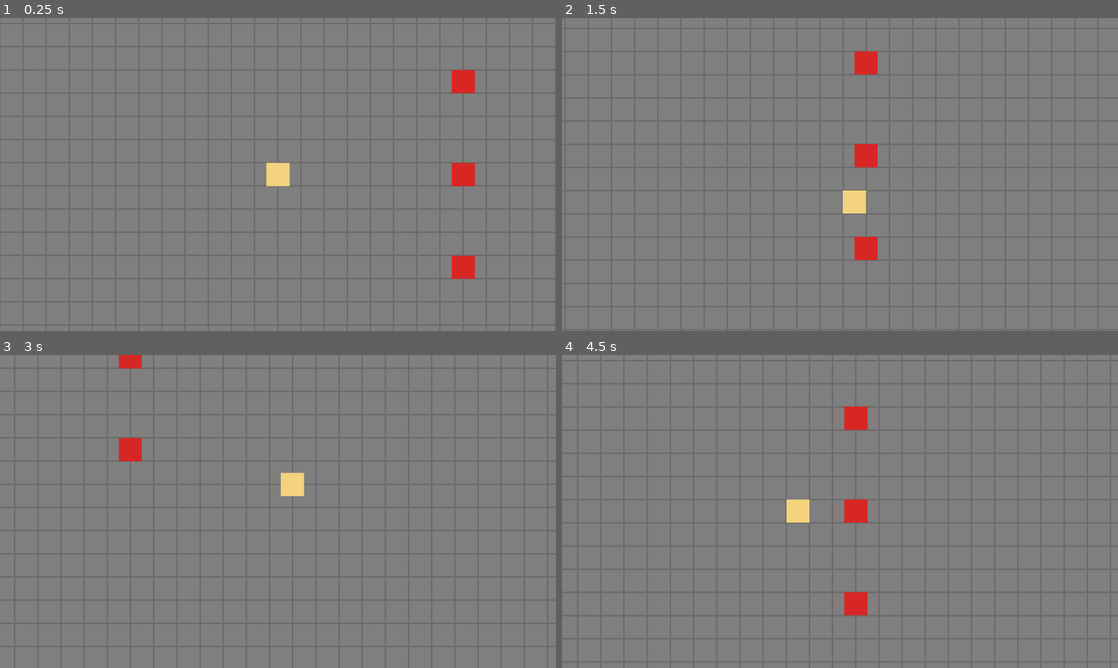
Above: before the commit, frames 1-4 (two rows, left to right).
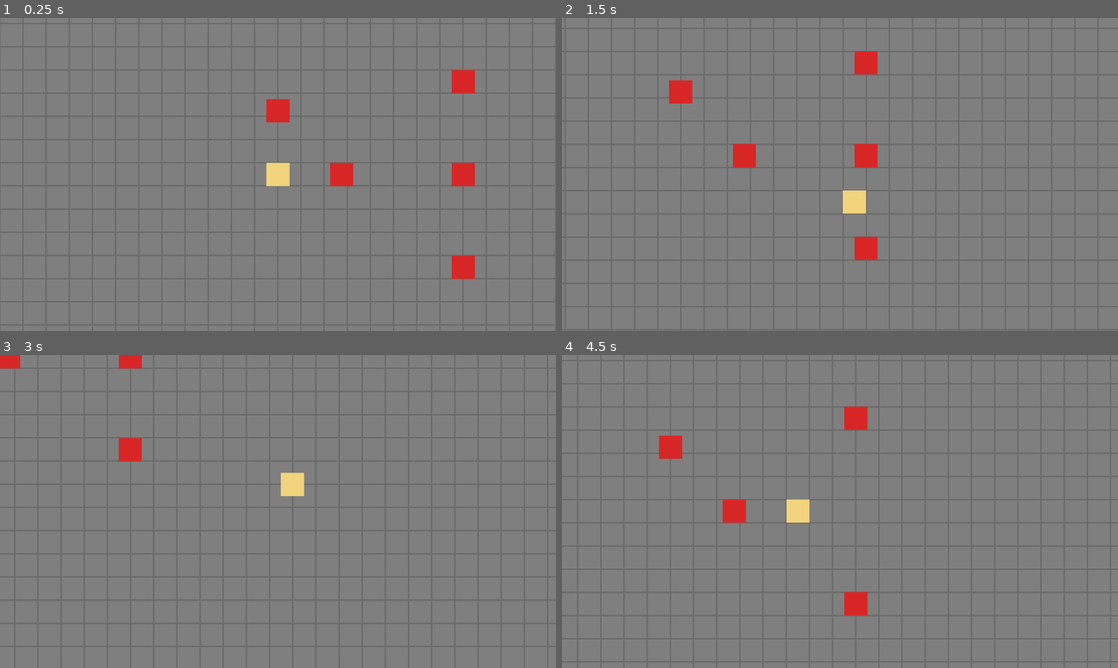
Above: after the commit, the same moments.

Repository: EndlessSummer068/workProject
Game: Godot game, scene res://scenes/levels/test_arena.tscn
Two runs of this game, one before a commit and one after it. Both use one fixed random seed, a clock stepped at 60 frames per second and the inputs below. This scene is started directly instead of the project's main scene.
Inputs:
- Up to frame 1 (0.25 s): no input
- Up to frame 2 (1.5 s): tap Enter at 0.5 s; hold D (move_right) 0.53-1.28 s; hold J (attack) 0.53-1.28 s; hold S (move_down) from 1.28 s (still down); tap J (attack) at 1.35 s
- Up to frame 3 (3 s): release S (move_down) at 2.03 s; hold D (move_right) 2.03-2.78 s; hold J (attack) 2.03-2.78 s; hold W (move_up) from 2.78 s (still down); tap J (attack) at 2.85 s
- Up to frame 4 (4.5 s): release W (move_up) at 3.53 s; hold J (attack) 3.53-4.28 s; hold A (move_left) from 3.53 s (still down); tap J (attack) at 4.35 s

The runs differ from the first frame. In frame 1, 0.6% of the frame differs, in the area x 47-64%, y 25-54%; in frame 2, 0.6%; in frame 3, 0.2%; in frame 4, 1.0%, in the area x 17-55%, y 25-54%.

Commit message:
[P0][L01-P0-04] 近战判定实体：扇形 Area2D 信号驱动结算、防重复黑名单、层掩码审计与碰撞可视化

Diff:
--- a/litttleGame/wuwa-knight/project.godot
+++ b/litttleGame/wuwa-knight/project.godot
@@ -19,6 +19,10 @@
 
 BulletPool="*res://scripts/autoload/bullet_pool.gd"
 Debug="*res://scripts/autoload/debug.gd"
+
+[debug]
+
+shapes/collision/visible=true
 
 [display]
 
--- /dev/null
+++ b/litttleGame/wuwa-knight/scenes/bullets/melee_arc.tscn
@@ -0,0 +1,13 @@
+[gd_scene load_steps=2 format=3]
+
+[ext_resource type="Script" path="res://scripts/bullets/melee_arc.gd" id="1_m"]
+
+[node name="MeleeArc" type="Area2D"]
+collision_layer = 0
+collision_mask = 4
+script = ExtResource("1_m")
+
+[node name="CollisionPolygon2D" type="CollisionPolygon2D" parent="."]
+
+[node name="Visual" type="Polygon2D" parent="."]
+color = Color(1, 1, 1, 0.5)
--- a/litttleGame/wuwa-knight/scenes/levels/test_arena.tscn
+++ b/litttleGame/wuwa-knight/scenes/levels/test_arena.tscn
@@ -98,5 +98,29 @@
 color = Color(0.85, 0.15, 0.15, 1)
 polygon = PackedVector2Array(-8, -8, 8, -8, 8, 8, -8, 8)
 
+[node name="Dummy4" type="StaticBody2D" parent="."]
+position = Vector2(684, 360)
+collision_layer = 4
+script = ExtResource("3_d")
+
+[node name="Shape" type="CollisionShape2D" parent="Dummy4"]
+shape = SubResource("RectangleShape2D_d")
+
+[node name="Visual" type="Polygon2D" parent="Dummy4"]
+color = Color(0.85, 0.15, 0.15, 1)
+polygon = PackedVector2Array(-8, -8, 8, -8, 8, 8, -8, 8)
+
+[node name="Dummy5" type="StaticBody2D" parent="."]
+position = Vector2(640, 316)
+collision_layer = 4
+script = ExtResource("3_d")
+
+[node name="Shape" type="CollisionShape2D" parent="Dummy5"]
+shape = SubResource("RectangleShape2D_d")
+
+[node name="Visual" type="Polygon2D" parent="Dummy5"]
+color = Color(0.85, 0.15, 0.15, 1)
+polygon = PackedVector2Array(-8, -8, 8, -8, 8, 8, -8, 8)
+
 [node name="Player" parent="." instance=ExtResource("2_p")]
 position = Vector2(640, 360)
--- a/litttleGame/wuwa-knight/scenes/player/player.tscn
+++ b/litttleGame/wuwa-knight/scenes/player/player.tscn
@@ -17,11 +17,6 @@
 color = Color(0.94902, 0.83529, 0.49412, 1)
 polygon = PackedVector2Array(-8, -8, 8, -8, 8, 8, -8, 8)
 
-[node name="AttackFlash" type="Polygon2D" parent="."]
-visible = false
-color = Color(1, 1, 1, 1)
-polygon = PackedVector2Array(8, -1.5, 28, -1.5, 28, 1.5, 8, 1.5)
-
 [node name="Camera2D" type="Camera2D" parent="."]
 zoom = Vector2(3, 3)
 limit_left = 0
--- /dev/null
+++ b/litttleGame/wuwa-knight/scripts/bullets/melee_arc.gd
@@ -0,0 +1,35 @@
+extends Area2D
+## 近战判定实体（L01-P0-04，§4.2 W01 残响之刃）：以使用者为圆心的扇形判定。
+## 结算机制（信号驱动）：body_entered 每目标触发一次；
+## _hit_bodies 黑名单保证同实例对同一目标只扣 1 次血（防重复扣血）；
+## 存活 LIFETIME 秒后自毁（< 攻击冷却 0.5s，各攻击实例互不影响）。
+
+const ARC_RADIUS: float = Balance.WEAPON_W01_ARC_RADIUS  # §4.2 半径 48px
+const ARC_DEG: float = Balance.WEAPON_W01_ARC_DEG        # §4.2 夹角 120°
+const ARC_SEGMENTS := 12
+const DAMAGE := Balance.WEAPON_W01_ATTACK_DAMAGE         # §4.2 W01 攻击力 10
+const LIFETIME := 0.1  # 判定存活时长（s）：覆盖物理配对建立所需帧数，且 < §4.2 攻击间隔
+
+var _hit_bodies: Array[Node2D] = []
+
+## 在 add_child 进树之前调用，构建扇形多边形。
+## 注意：本场景的 Area2D 必须保持 monitorable=true——Godot 4.7 实测 monitorable=false
+## 会同时阻断自身的 body 监测（L01-P0-04 诊断记录：D/E/F 变体对照）。
+func setup() -> void:
+	var points := PackedVector2Array()
+	points.append(Vector2.ZERO)
+	for i in ARC_SEGMENTS + 1:
+		var ang := deg_to_rad(-ARC_DEG / 2.0 + ARC_DEG * float(i) / float(ARC_SEGMENTS))
+		points.append(Vector2(cos(ang), sin(ang)) * ARC_RADIUS)
+	get_node("CollisionPolygon2D").polygon = points
+	get_node("Visual").polygon = points
+
+func _ready() -> void:
+	body_entered.connect(_on_body_entered)
+	get_tree().create_timer(LIFETIME).timeout.connect(queue_free)
+
+func _on_body_entered(body: Node2D) -> void:
+	if body in _hit_bodies or not body.has_method("take_damage"):
+		return
+	_hit_bodies.append(body)
+	body.take_damage(DAMAGE)
--- a/litttleGame/wuwa-knight/scripts/config/balance.gd
+++ b/litttleGame/wuwa-knight/scripts/config/balance.gd
@@ -4,3 +4,6 @@
 
 const PLAYER_MOVE_SPEED: float = 160.0  # §4.1 玩家移速 160 px/s（Q1）
 const WEAPON_W01_ATTACK_INTERVAL: float = 0.5  # §4.2 近战攻击间隔（W01 残响之刃）
+const WEAPON_W01_ATTACK_DAMAGE := 10           # §4.2 近战攻击力（W01 残响之刃）
+const WEAPON_W01_ARC_RADIUS: float = 48.0      # §4.2 近战判定半径 48px
+const WEAPON_W01_ARC_DEG: float = 120.0        # §4.2 近战判定夹角 120°
--- a/litttleGame/wuwa-knight/scripts/player/player.gd
+++ b/litttleGame/wuwa-knight/scripts/player/player.gd
@@ -1,6 +1,6 @@
 class_name Player
 extends CharacterBody2D
-## P01 漂泊者（GAME.md §5）。八方向移动（§3）+ 攻击触发与冷却（§4.2）。
+## P01 漂泊者（GAME.md §5）。八方向移动（§3）+ 近战攻击（§4.2 W01）。
 ## 锚点=中心（§7）。状态机约定见 TECH.md §11。
 
 signal state_changed(from: State, to: State)
@@ -10,15 +10,12 @@
 
 const MOVE_SPEED: float = Balance.PLAYER_MOVE_SPEED  # §4.1 玩家移速 160 px/s
 const ATTACK_COOLDOWN: float = Balance.WEAPON_W01_ATTACK_INTERVAL  # §4.2 近战攻击间隔 0.5s
-const ATTACK_FLASH_TIME: float = 0.1  # 攻击触发指示显示时长（占位表现，非判定实体）
 const FACING_DEFAULT := Vector2.RIGHT  # 初始朝向（提案：§2 朝向=最后移动方向）
+const MELEE_ARC_SCENE := preload("res://scenes/bullets/melee_arc.tscn")  # §4.2 W01 扇形判定
 
 var facing: Vector2 = FACING_DEFAULT
 var _state: State = State.IDLE
 var _attack_timer: float = 0.0
-var _flash_timer: float = 0.0
-
-@onready var _attack_flash: Polygon2D = $AttackFlash
 
 func _physics_process(delta: float) -> void:
 	var input_dir := Input.get_vector("move_left", "move_right", "move_up", "move_down")
@@ -35,16 +32,12 @@
 		_state = next
 		state_changed.emit(prev, next)
 
-func _process(delta: float) -> void:
-	if _flash_timer > 0.0:
-		_flash_timer -= delta
-		if _flash_timer <= 0.0:
-			_attack_flash.visible = false
-
-## 触发一次攻击：冷却计时、朝向指示、发出信号。判定实体在 L01-P0-04 实装（§4.2 W01 扇形）。
+## 触发一次攻击：冷却计时、发出信号、在朝向生成扇形判定实体（L01-P0-04，§4.2 W01）。
 func _attack() -> void:
 	_attack_timer = ATTACK_COOLDOWN
-	_attack_flash.rotation = facing.angle()
-	_attack_flash.visible = true
-	_flash_timer = ATTACK_FLASH_TIME
 	attacked.emit(facing)
+	var arc: Area2D = MELEE_ARC_SCENE.instantiate()
+	arc.setup()  # 进树前构建扇形多边形（进树后赋值不生成物理形状）
+	get_parent().add_child(arc)
+	arc.global_position = global_position
+	arc.rotation = facing.angle()
--- /dev/null
+++ b/litttleGame/wuwa-knight/tests/test_melee.gd
@@ -0,0 +1,69 @@
+extends SceneTree
+## L01-P0-04 近战判定验收测试（BUILD_PLAN.md）：headless 运行。
+## 运行：Godot_v4.7.2 --headless --path <项目> --script res://tests/test_melee.gd
+
+var _fail := false
+
+func _initialize() -> void:
+	_run.call_deferred()
+
+func _run() -> void:
+	var arena: Node = (load("res://scenes/levels/test_arena.tscn") as PackedScene).instantiate()
+	root.add_child(arena)
+	await physics_frame
+	await physics_frame
+	var player := arena.get_node("Player") as CharacterBody2D
+	var d4 := arena.get_node("Dummy4")    # 弧内：右侧 44px < 48px（§4.2 半径）
+	var d5 := arena.get_node("Dummy5")    # 弧外同距：正上方 44px，夹角 90° > 60°
+	var d2 := arena.get_node("Dummy2")    # 远距：128px > 48px
+	var hp4: Array[int] = []
+	var hp5: Array[int] = []
+	d4.hp_changed.connect(func(cur: int, _m: int) -> void: hp4.append(cur))
+	d5.hp_changed.connect(func(cur: int, _m: int) -> void: hp5.append(cur))
+
+	# TEST0: 碰撞层/掩码审计（十六进制）：判定弧 mask 必须包含靶子 layer
+	var arc_ref: Area2D = (load("res://scenes/bullets/melee_arc.tscn") as PackedScene).instantiate()
+	print("AUDIT player  layer=0x%x mask=0x%x" % [player.collision_layer, player.collision_mask])
+	print("AUDIT melee_arc layer=0x%x mask=0x%x" % [arc_ref.collision_layer, arc_ref.collision_mask])
+	print("AUDIT dummy4  layer=0x%x mask=0x%x" % [d4.collision_layer, d4.collision_mask])
+	var interact: bool = (arc_ref.collision_mask & d4.collision_layer) != 0
+	arc_ref.free()
+	_check("TEST0 layer_mask_audit", interact, "arc.mask & dummy.layer = 0x%x (须≠0)" % (4 & d4.collision_layer))
+
+	# TEST1: 朝右攻击一次 → 弧内 Dummy4 受击 10 点（只判定 1 次）；弧外同距 Dummy5 不受击
+	Input.action_press("attack")
+	await physics_frame
+	await physics_frame
+	Input.action_release("attack")
+	for i in 3:
+		await physics_frame
+	var ok1 := hp4.size() == 1 and hp4[0] == 10 and hp5.is_empty()
+	_check("TEST1 in_arc_hit", ok1, "hp4=%s hp5=%s (期望 hp4=[10], hp5=[])" % [hp4, hp5])
+
+	# TEST2: 冷却后再攻击一次 → Dummy4 累计 20 伤害死亡消失
+	for i in 40:
+		await physics_frame
+	Input.action_press("attack")
+	await physics_frame
+	await physics_frame
+	Input.action_release("attack")
+	for i in 3:
+		await physics_frame
+	var freed := (not is_instance_valid(d4)) or d4.is_queued_for_deletion()
+	var ok2 := freed and hp4.size() == 2 and hp4[1] == 0
+	_check("TEST2 kill", ok2, "hp4=%s freed=%s" % [hp4, freed])
+
+	# TEST3: 弧外同距 Dummy5 与远距 Dummy2 全程不受击
+	_check("TEST3 out_of_arc", hp5.is_empty() and is_instance_valid(d5) and d5.hp == 20, "hp5=%s d5.hp=%s" % [hp5, d5.hp])
+	_check("TEST4 far_no_hit", is_instance_valid(d2) and d2.hp == 20, "d2.hp=%s" % d2.hp)
+
+	if _fail:
+		print("RESULT: FAILED")
+		quit(1)
+	else:
+		print("RESULT: ALL PASS")
+		quit(0)
+
+func _check(name: String, ok: bool, detail: String) -> void:
+	print("%s: %s (%s)" % [name, "PASS" if ok else "FAIL", detail])
+	_fail = _fail or not ok
Not shown, added: litttleGame/wuwa-knight/scripts/bullets/melee_arc.gd.uid
Not shown, added: litttleGame/wuwa-knight/tests/test_melee.gd.uid
Not shown, changed: litttleGame/wuwa-knight/BUILD_PLAN.md
